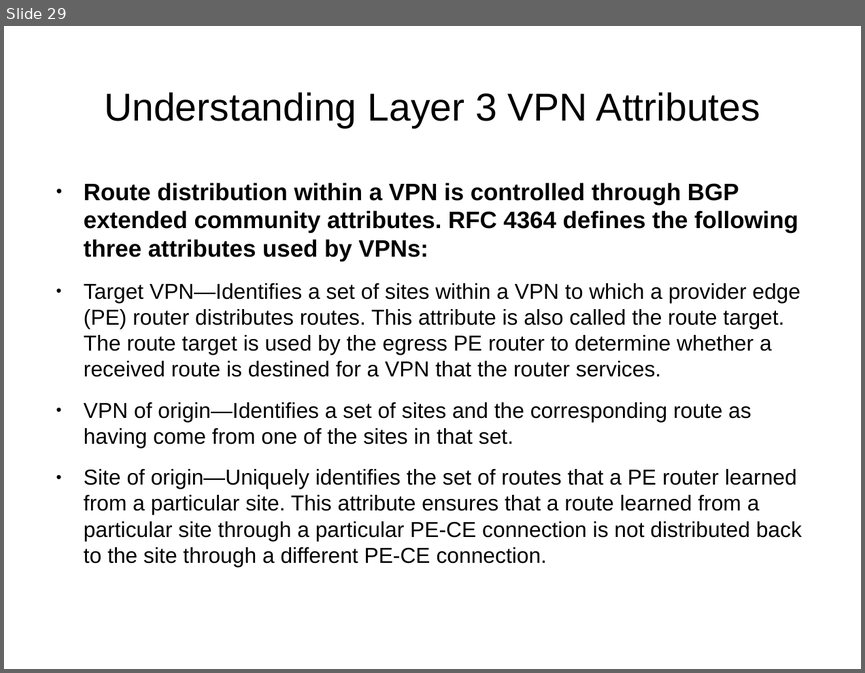
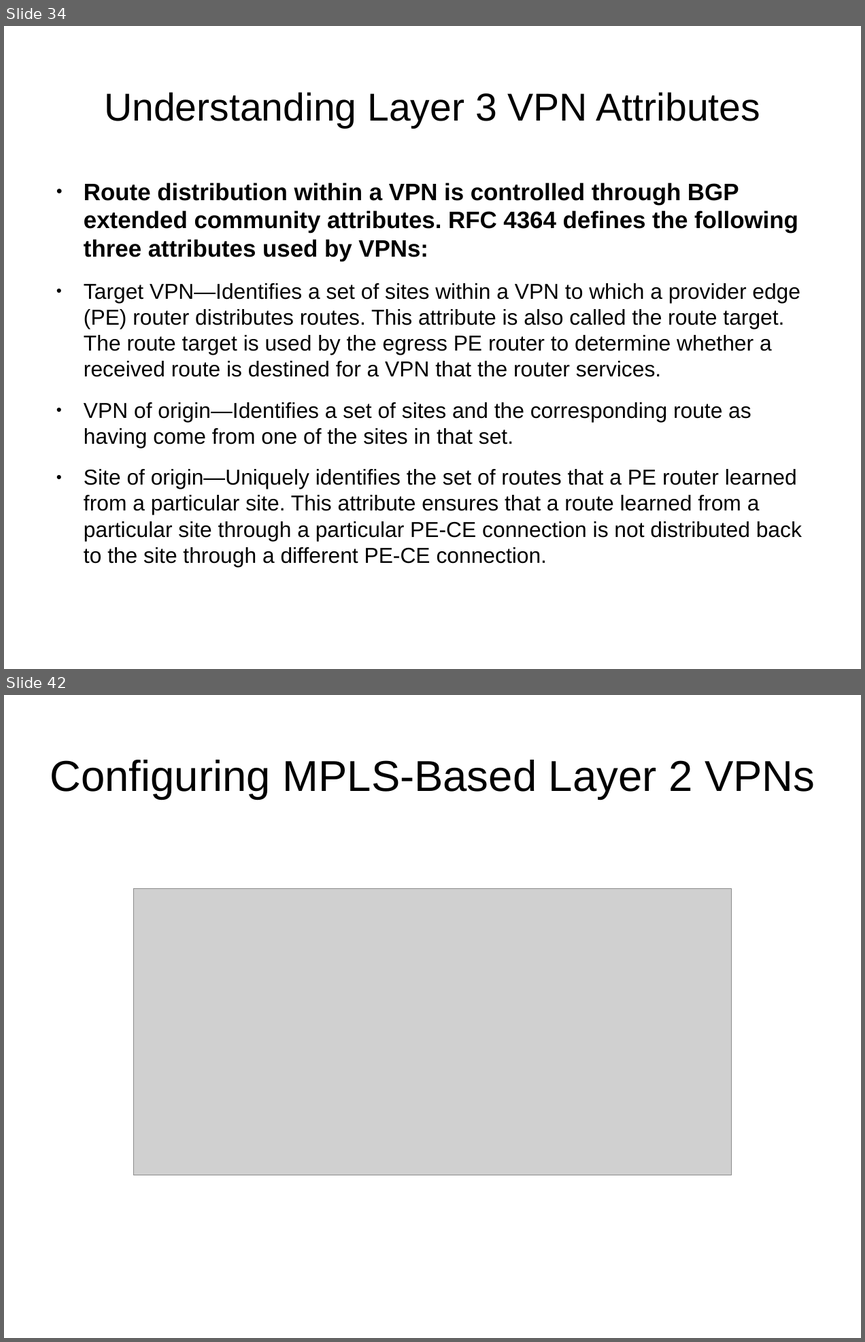
Before and after one commit to hoangphuocbk/tungsten-document, a slide deck: Networking-Tungsten.pptx. Shown one above the other, each under a label of ours: slide 29 before the commit, slides 34 and 42 after it; the slides between them are not shown. The pictures are 865x673 and 865x1342 pixels, drawn with LibreOffice and Linux fonts; fonts in the diff are those of the drawing; grey boxes stand for pictures; background and template pictures are left out. Boxes give left, top, right and bottom in pixels: in the first picture for what was removed or moved away, otherwise in the second. Text is boxed around its words. In the diff, an @@ line names an element or a change of style, - is before the commit and + after.

Commit message:
add evpn vxlan layer3

```diff
--- a/Networking-Tungsten.pptx
+++ b/Networking-Tungsten.pptx
@@ slide 42 added at [4,695,861,1338], background picture (left out) @@
@@ text added at [50,760,815,799], 40 pt, text #000000 @@
+Configuring MPLS-Based Layer 2 VPNs
@@ picture added at [134,889,732,1176] @@
@@ what was slide 29 is now slide 34 @@
```
Also in this commit, not shown: 4 slides changed, 27 other slides added, 1 slide removed, 2 other files.
